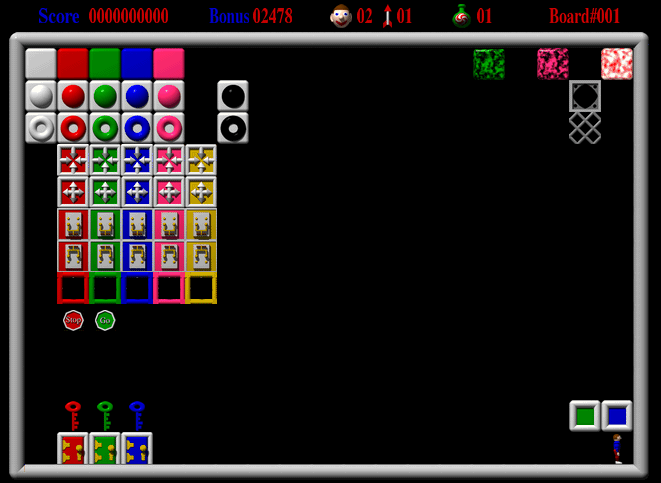
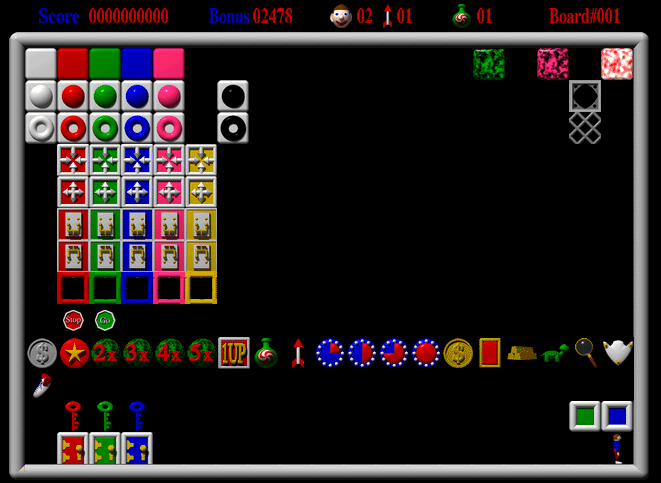
Layers edited between the first and the second 661×483 image:
painted on "Screenshot from 2020-02-09 16-56-11.png" over [27, 337, 634, 401]
